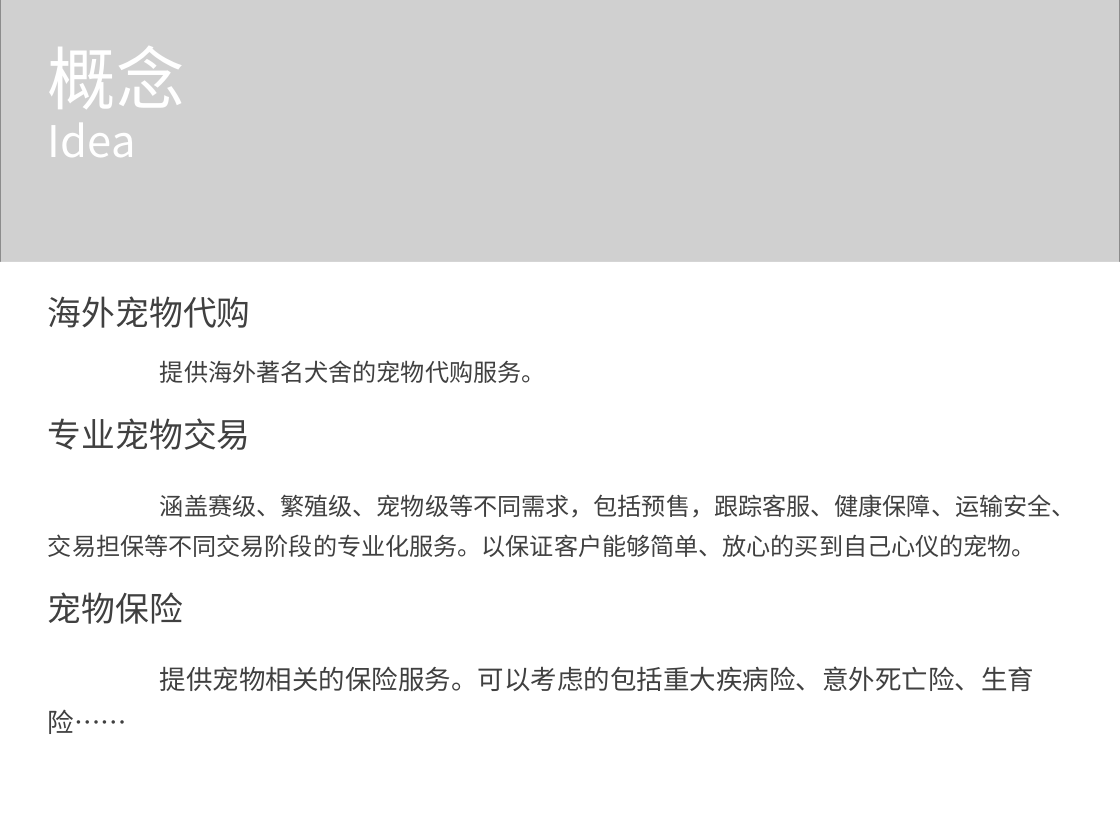
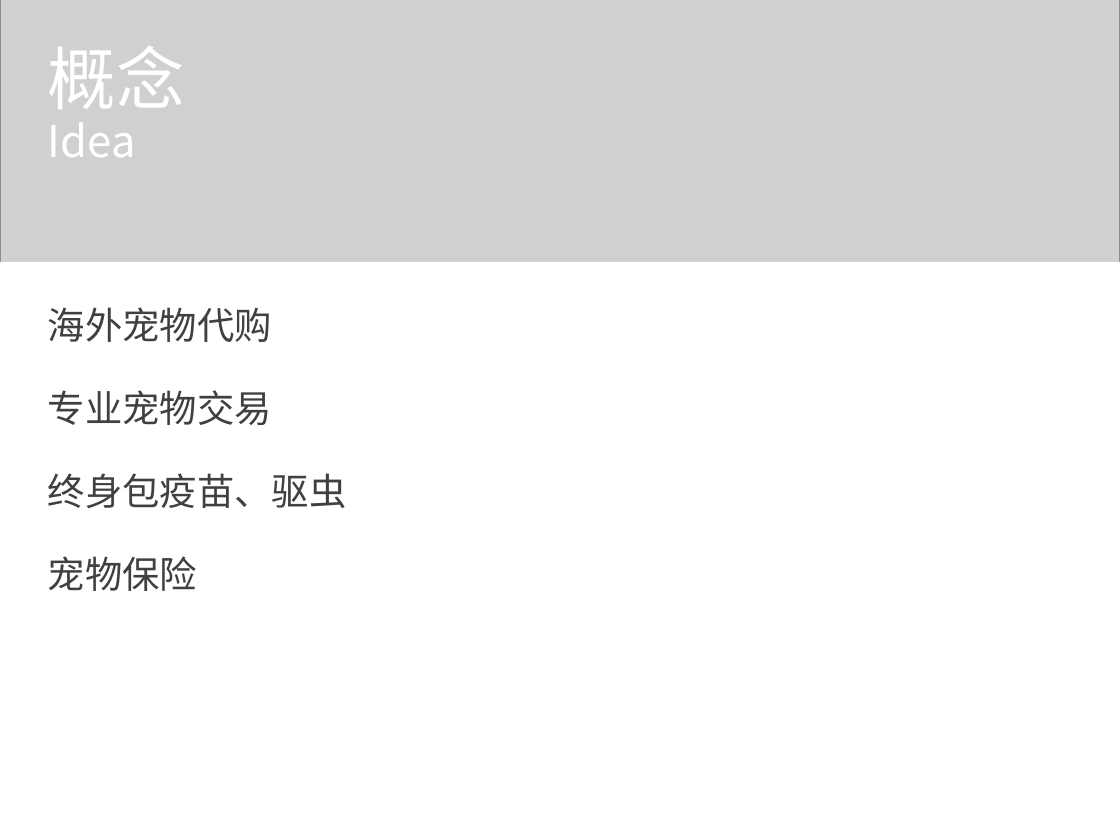
Before and after one commit to eplane/lingdang, a slide deck: slide 3 of doc/ppt/新建 Microsoft PowerPoint 演示文稿 (2).pptx. Drawn at 1120x840 pixels with LibreOffice and Linux fonts; fonts in the diff are those of the drawing; grey boxes stand for pictures. Boxes give left, top, right and bottom in pixels: in the first picture for what was removed or moved away, otherwise in the second. Text is boxed around its words. In the diff, an @@ line names an element or a change of style, - is before the commit and + after.

```diff
--- a/doc/ppt/新建 Microsoft PowerPoint 演示文稿 (2).pptx
+++ b/doc/ppt/新建 Microsoft PowerPoint 演示文稿 (2).pptx
@@ text at <box>48,307,272,591</box>: size 21.7 to 24 pt in "海外宠物代购", "专业宠物交易", "宠物保险"; line spacing 1.3 to 1.5 @@
@@ text at <box>160,360,546,383</box>: paragraph removed @@
-提供海外著名犬舍的宠物代购服务。
@@ text at <box>48,473,347,508</box>: text changed; size 15.5 to 24 pt @@
-涵盖赛级、繁殖级、宠物级等不同需求，包括预售，跟踪客服、健康保障、运输安全、交易担保等不同交易阶段的专业化服务。以保证客户能够简单、放心的买到自己心仪的宠物。
+终身包疫苗、驱虫
@@ text at <box>48,666,1034,734</box>: paragraph removed @@
-提供宠物相关的保险服务。可以考虑的包括重大疾病险、意外死亡险、生育险……
```
Also in this commit, not shown: 6 other slides changed, 5 slides added, 2 slides removed, 5 other files.
